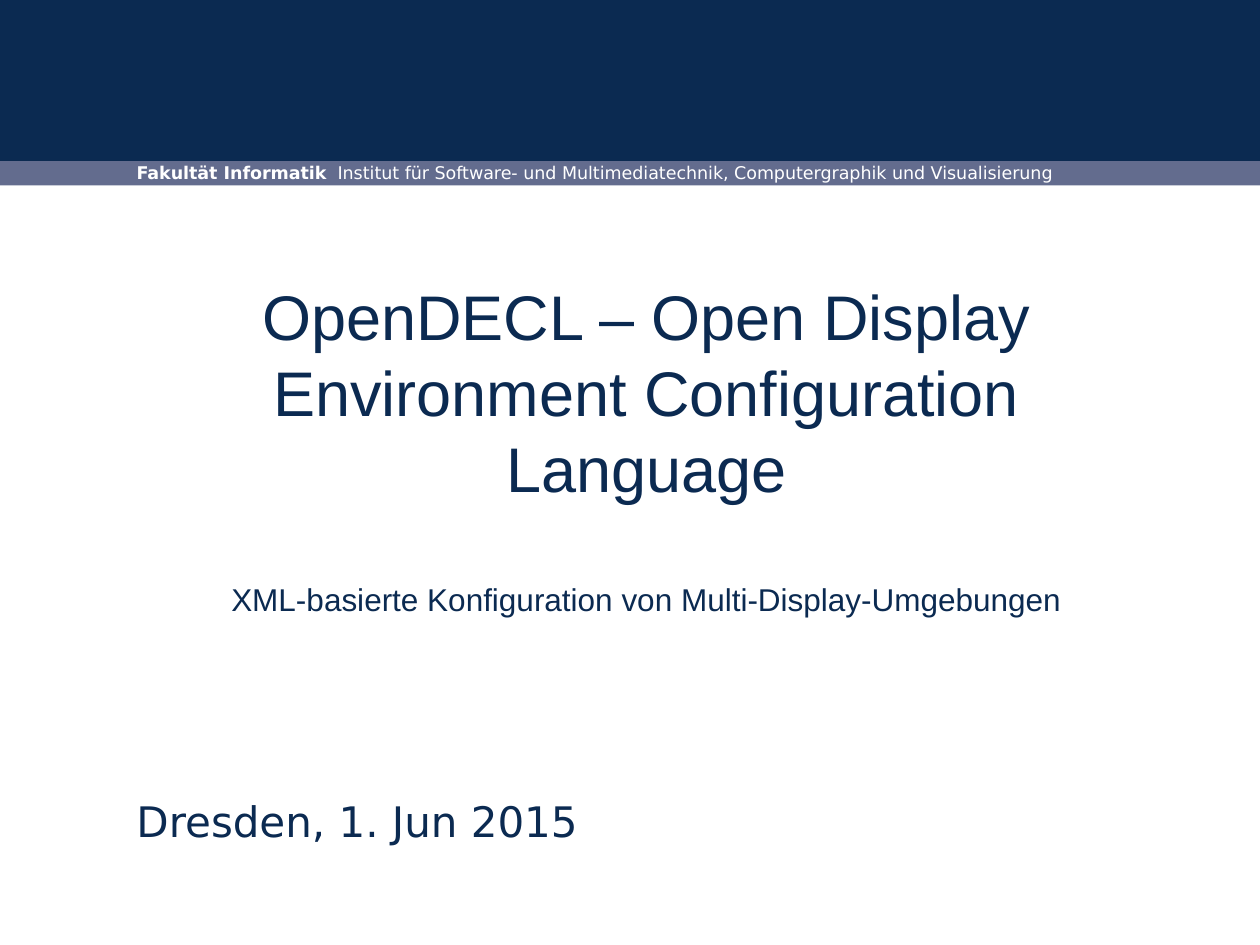
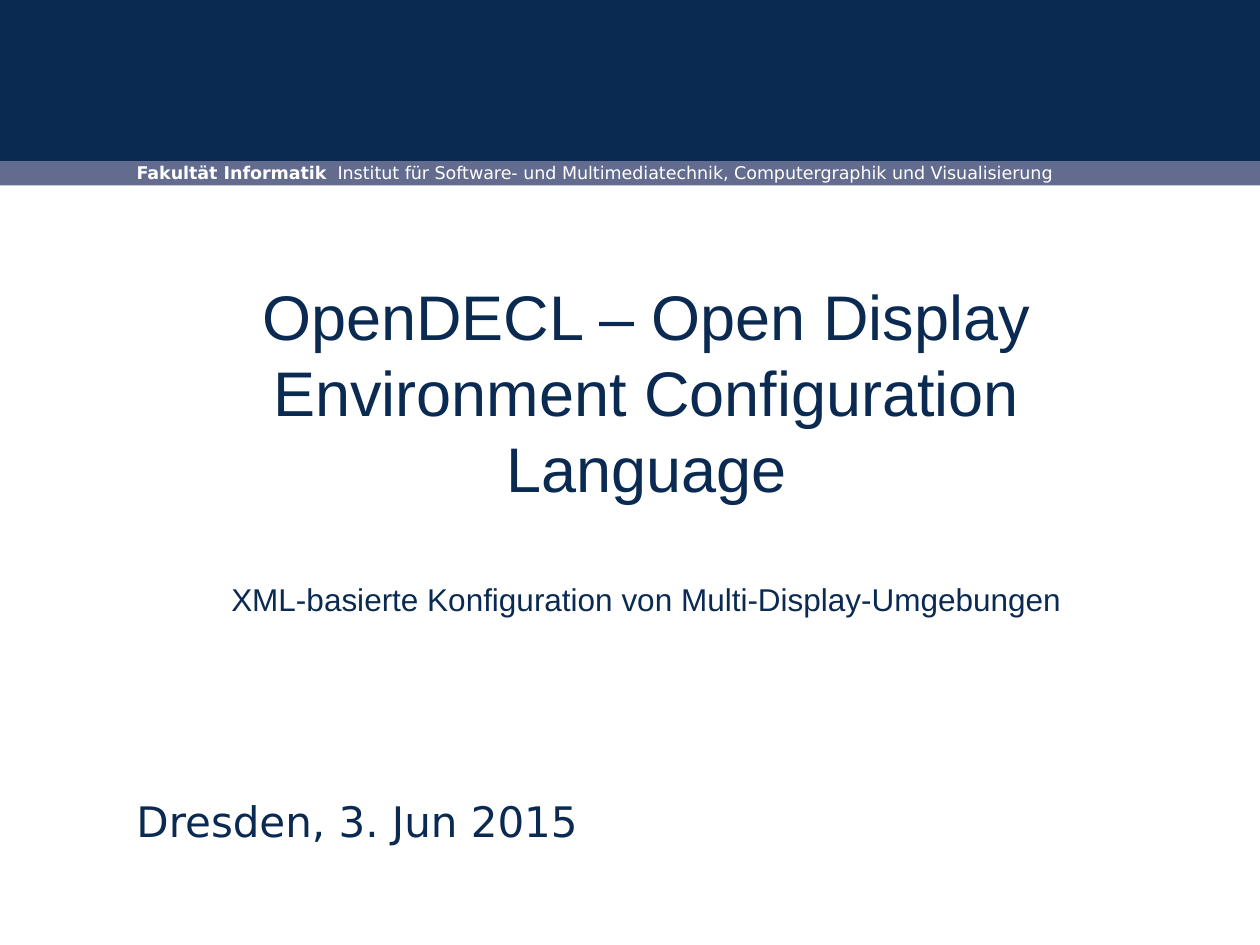
Before and after one commit to Neox-1990/OpenDECL-Diplom, a slide deck: slide 1 of Präsentationen/Zwischenpräsentation/Zwischenpräsentation.odp. Drawn at 1260x945 pixels with LibreOffice and Linux fonts; fonts in the diff are those of the drawing; background and template pictures are left out. Boxes give left, top, right and bottom in pixels: in the first picture for what was removed or moved away, otherwise in the second. Text is boxed around its words. In the diff, an @@ line names an element or a change of style, - is before the commit and + after.

```diff
--- a/Präsentationen/Zwischenpräsentation/Zwischenpräsentation.odp
+++ b/Präsentationen/Zwischenpräsentation/Zwischenpräsentation.odp
@@ subtitle at (x1=136, y1=805, x2=578, y2=846): text changed @@
-Dresden, 1. Jun 2015
+Dresden, 3. Jun 2015
```
Also in this commit, not shown: 12 other slides changed, 2 slides added, 1 slide removed, 10 other files.
